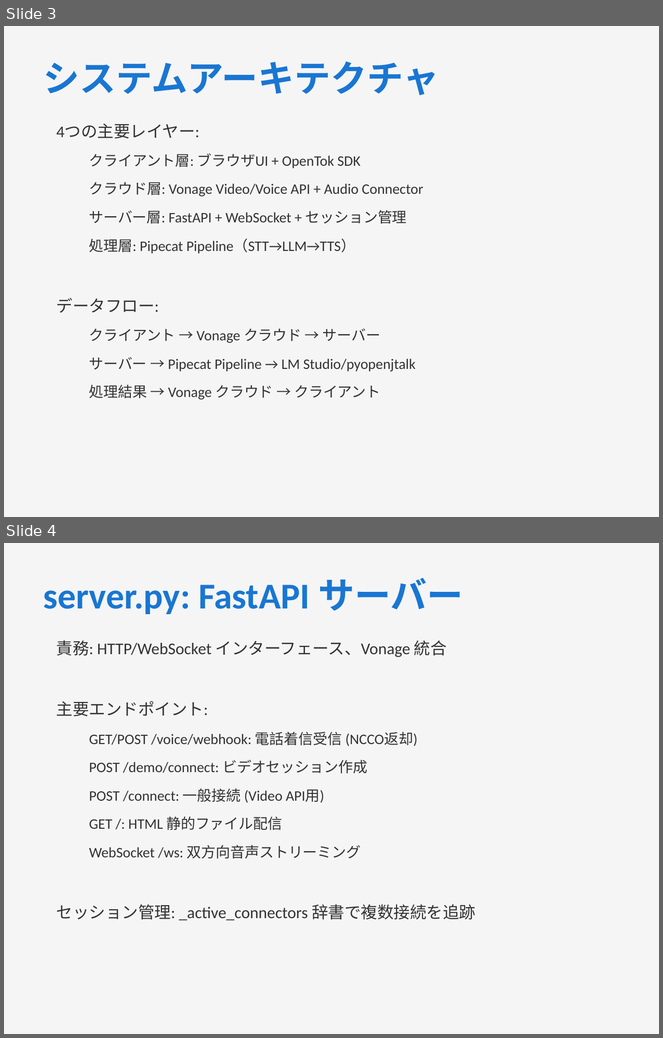
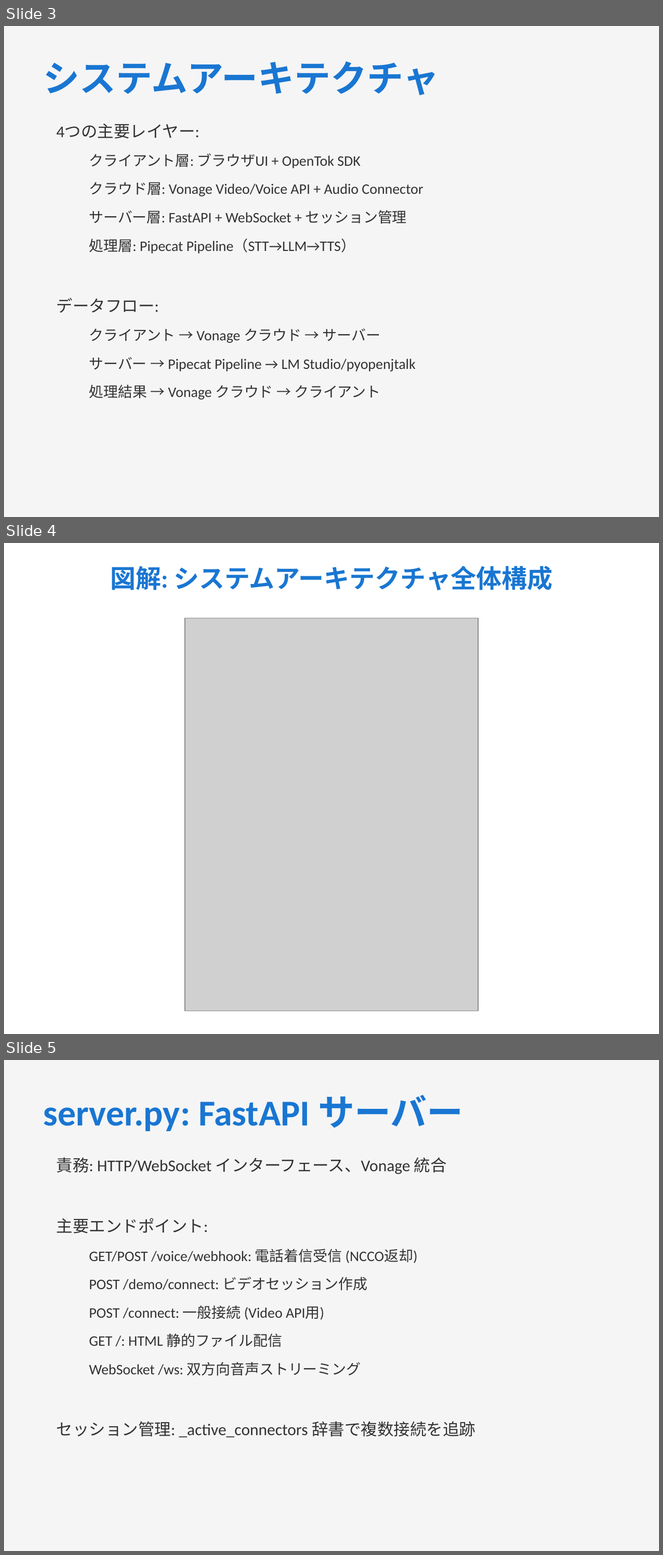
Before and after one commit to masayukimiyazawa/pipecat-voicebot-voiceapi-demo, a slide deck: doc/pipecat-voicebot-voiceapi-architecture-JP.pptx. Shown one above the other, each under a label of ours: slides 3 and 4 before the commit, slides 3, 4 and 5 after it. The pictures are 663x1038 and 663x1555 pixels, drawn with LibreOffice and Linux fonts; fonts in the diff are those of the drawing; grey boxes stand for pictures. Boxes give left, top, right and bottom in pixels: in the first picture for what was removed or moved away, otherwise in the second. Text is boxed around its words. In the diff, an @@ line names an element or a change of style, - is before the commit and + after.

```diff
--- a/doc/pipecat-voicebot-voiceapi-architecture-JP.pptx
+++ b/doc/pipecat-voicebot-voiceapi-architecture-JP.pptx
@@ slide 4 added at (x1=4, y1=543, x2=659, y2=1034), background #FFFFFF @@
@@ text added at (x1=110, y1=566, x2=553, y2=590), 28 pt, text #1976D2, bold @@
+図解: システムアーキテクチャ全体構成
@@ picture added at (x1=185, y1=618, x2=478, y2=1012) @@
@@ what was slide 4 is now slide 5 @@
```
Also in this commit, not shown: 2 other slides added, 13 other files.
